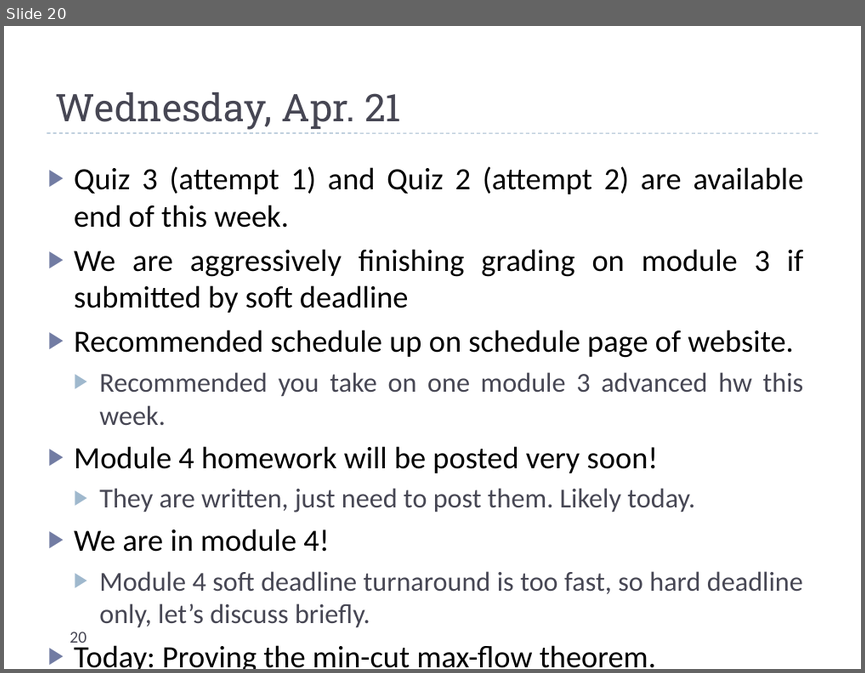
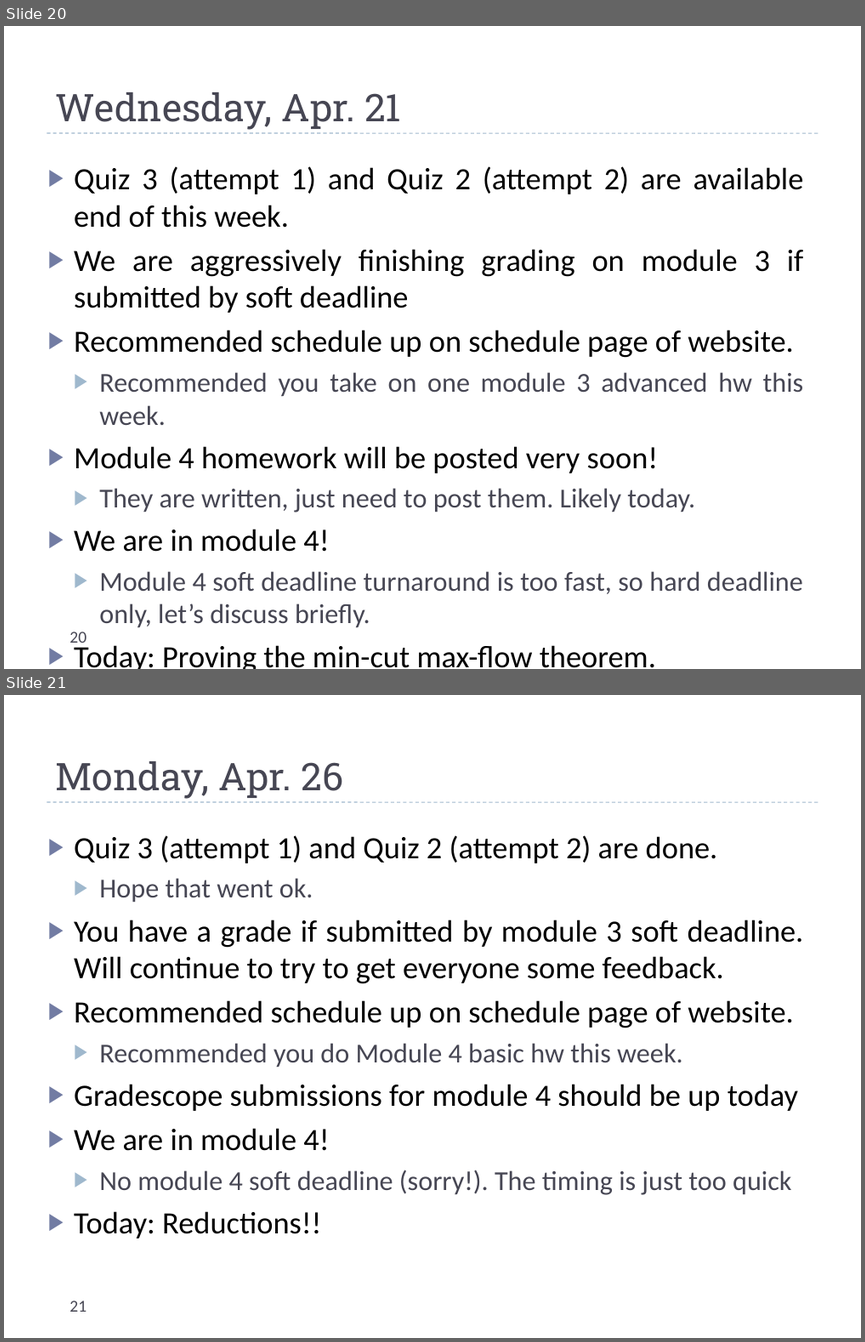
Before and after one commit to uva-cs/cs4102-f21, a slide deck: slides/dailyannouncements_mf.pptx. Shown one above the other, each under a label of ours: slide 20 before the commit, slides 20 and 21 after it. The pictures are 865x673 and 865x1342 pixels, drawn with LibreOffice and Linux fonts; fonts in the diff are those of the drawing. Boxes give left, top, right and bottom in pixels: in the first picture for what was removed or moved away, otherwise in the second. Text is boxed around its words. In the diff, an @@ line names an element or a change of style, - is before the commit and + after.

```diff
--- a/slides/dailyannouncements_mf.pptx
+++ b/slides/dailyannouncements_mf.pptx
@@ slide 21 added at (x1=4, y1=695, x2=861, y2=1338), background #FFFFFF; not listed: 1 template element that a slide beside it also shows @@
@@ title added at (x1=55, y1=761, x2=344, y2=799), 32 pt, text #464653 @@
+Monday, Apr. 26
@@ text added at (x1=74, y1=835, x2=804, y2=1238), 26 pt, text #000000 @@
+▶ Quiz 3 (attempt 1) and Quiz 2 (attempt 2) are done.
+  ▶ Hope that went ok.
+▶ You have a grade if submitted by module 3 soft deadline. Will continue to try to get everyone some feedback.
+▶ Recommended schedule up on schedule page of website.
+  ▶ Recommended you do Module 4 basic hw this week.
+▶ Gradescope submissions for module 4 should be up today
+▶ We are in module 4!
+  ▶ No module 4 soft deadline (sorry!). The timing is just too quick
+▶ Today: Reductions!!
@@ page number added at (x1=69, y1=1300, x2=86, y2=1311), 14 pt, text #464653 @@
+21
```
Also in this commit, not shown: 3 other slides added, 5 other files.
